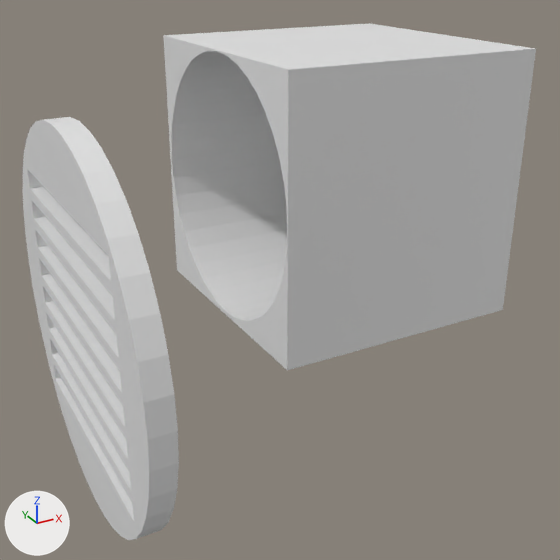
The Blender file BlenderModels/Motel/Interior/ExtractorFan.blend: old version first, new version second.
Camera for both pictures: a camera (50 mm lens) standing at (-0.34, -0.768, 0.259) and looking at (0.006, -0.139, -0.055). Arrows for +X, +Y and +Z are at lower left; the lights stay in place. The older version comes first.

Names of what the first picture shows: 'ExtractorFan', 'ExtractorFan.001'.
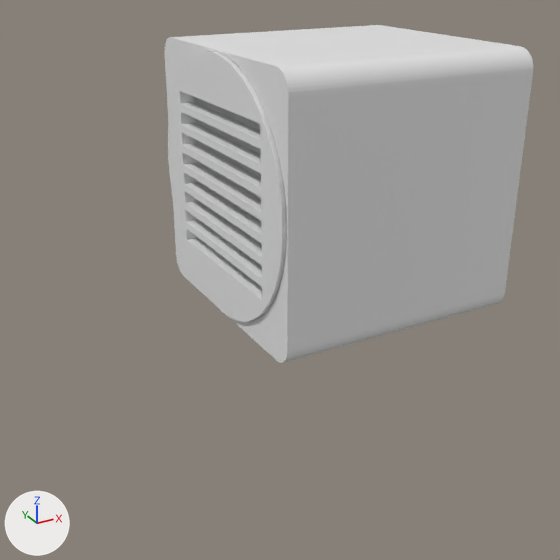
ob_extractorfan_002 is not drawn itself; it is used by a modifier of ob_extractorfan.
ob_extractorfan_003 is not drawn itself; it is used by a modifier of ob_extractorfan_001.

What changed in the scene script:
```text
Change me_cube:
    used by ob_extractorfan; location = (0.156, 0.0, 0.0); scale = (0.15, 0.153, 0.153)
    remove me_cube.from_pydata(...)  # 8 vertices, 6 faces; spans x -1.0..1.0, y -1.0..1.0, z -1.0..1.0
    add me_cube.from_pydata(...)  # 250 vertices, 148 faces; spans x -1.0..1.0, y -1.0..1.0, z -1.0..1.0
    me_cube part 1: the whole mesh is rebuilt
Add me_cube_005:
    me_cube_005.from_pydata(...)  # 176 vertices, 98 faces; spans x -2.22..2.29, y -2.77..1.0, z -1.43..2.49
Add me_cube_001_1:
    me_cube_001_1.from_pydata(...)  # 168 vertices, 90 faces; spans x -1.0..1.0, y -1.0..1.0, z -1.0..1.0
    me_cube_001_1.materials.append(mat_material)  # white #e7e7e7
Change ob_extractorfan:
    remove _m = ob_extractorfan.modifiers.new('Boolean', 'BOOLEAN')
    remove _m.object = ob_extractorfan_002
Remove ob_extractorfan_001:
    ob_extractorfan_001 = bpy.data.objects.new('ExtractorFan.001', me_cube_001)
    ob_extractorfan_001.location = (-0.22, -0.262, 0.001)
    ob_extractorfan_001.scale = (-0.00911, 0.15, 0.15)
    _m = ob_extractorfan_001.modifiers.new('Boolean', 'BOOLEAN')
    _m.object = ob_extractorfan_003
Remove ob_extractorfan_002:
    ob_extractorfan_002 = bpy.data.objects.new('ExtractorFan.002', me_cube_002)
    ob_extractorfan_002.location = (0.128, -0.0023, 0.00176)
    ob_extractorfan_002.scale = (-0.174, 0.15, 0.15)
    ob_extractorfan_002.hide_set(True)
Remove ob_extractorfan_003:
    ob_extractorfan_003 = bpy.data.objects.new('ExtractorFan.003', me_cube)
    ob_extractorfan_003.location = (-0.22, -0.265, -0.083)
    ob_extractorfan_003.scale = (0.0233, 0.103, 0.00766)
    _m = ob_extractorfan_003.modifiers.new('Array', 'ARRAY')
    _m.count = 8
    _m.relative_offset_displace = (0.0, 0.0, 1.6)
    ob_extractorfan_003.hide_set(True)
Add ob_extractorfanfan:
    ob_extractorfanfan = bpy.data.objects.new('ExtractorFanFan', me_cube_005)
    ob_extractorfanfan.location = (0.094, 0.041, -0.046)
    ob_extractorfanfan.rotation_euler = (-0.313, 0.0, 0.0)  # degrees (-18, 0, 0)
    ob_extractorfanfan.scale = (0.013, 0.0677, 0.0677)
Add ob_extractorfangrate:
    ob_extractorfangrate = bpy.data.objects.new('ExtractorFanGrate', me_cube_001_1)
    ob_extractorfangrate.location = (0.011, 0.0, 0.001)
    ob_extractorfangrate.scale = (-0.00911, 0.15, 0.15)
```

Pixel boxes [x1, y1, x2, y2] of what changed, in the pictures (560 x 560 px):
'ExtractorFan', reshaped, modifiers changed: before [163, 23, 536, 370]; after [164, 25, 533, 363]
'ExtractorFan.001', deleted: before [23, 117, 179, 540]
'ExtractorFanGrate', added: after [168, 51, 287, 322]
'ExtractorFanFan', added (mostly hidden): after [242, 120, 261, 221]
part 1 of me_cube, cut back: before [27, 23, 536, 521]; after [165, 25, 533, 363]
